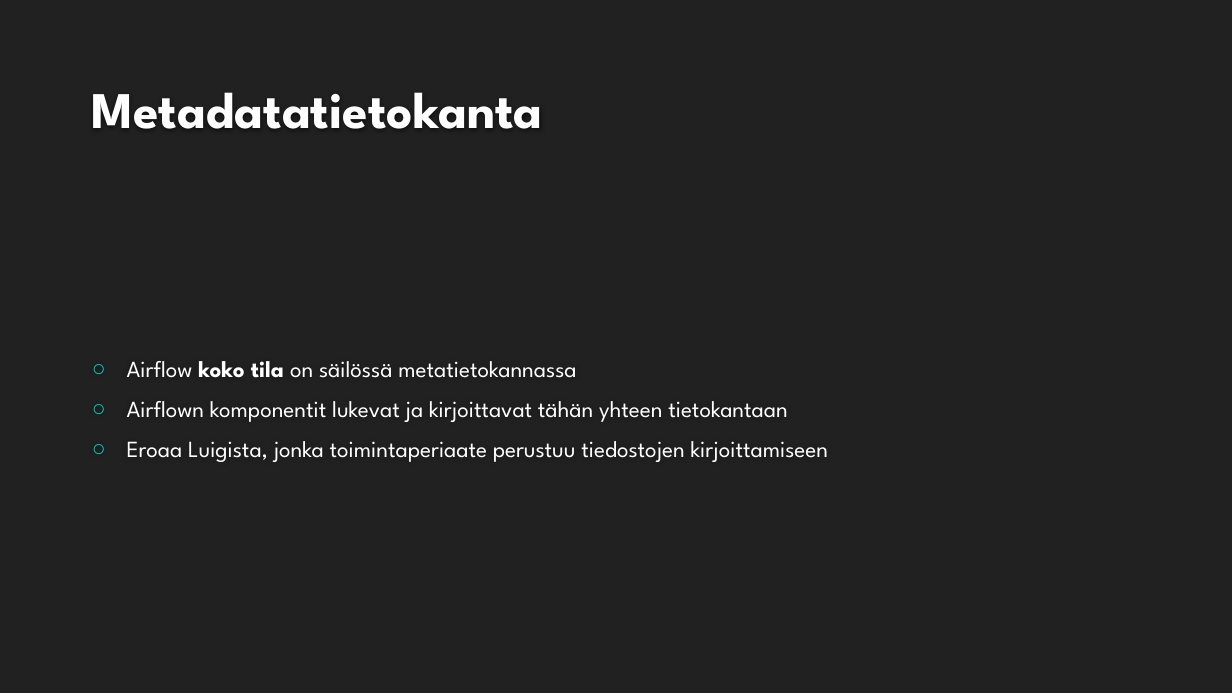
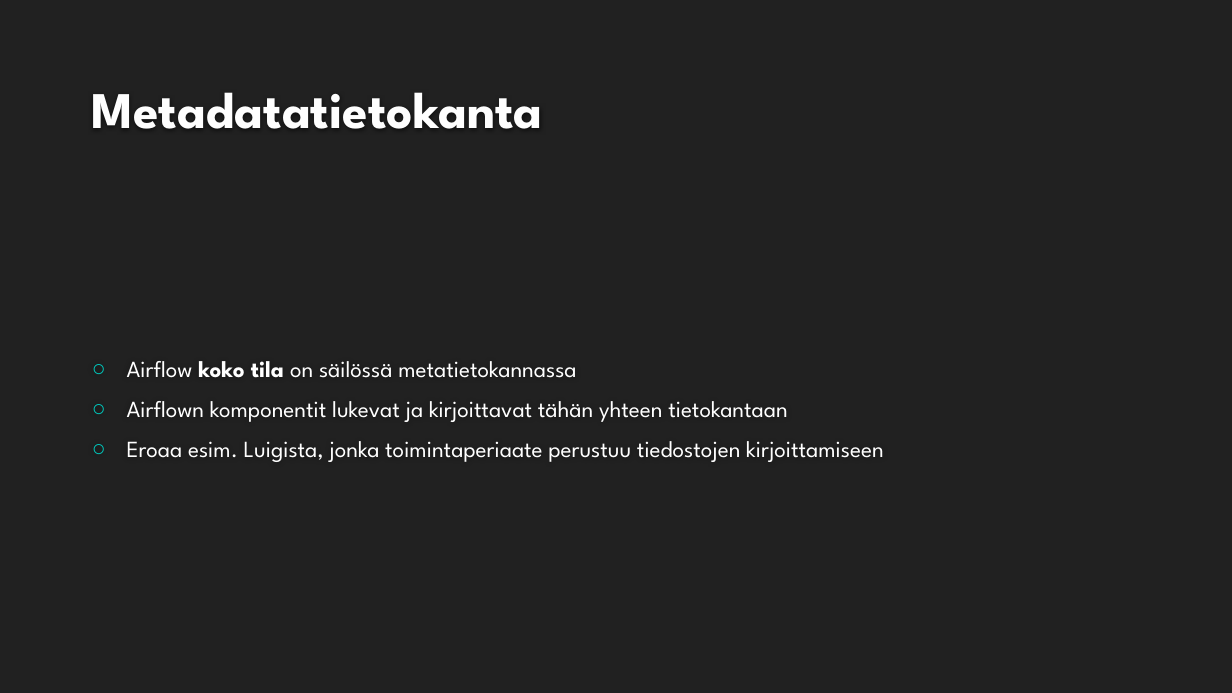
Before and after one commit to mremes/airflow-koulutus, a slide deck: slide 18 of presentation/Airflow_koulutus.pptx (slide 16 before the commit). Drawn at 1232x693 pixels with LibreOffice and Linux fonts; fonts in the diff are those of the drawing; background and template pictures are left out. Boxes give left, top, right and bottom in pixels: in the first picture for what was removed or moved away, otherwise in the second. Text is boxed around its words. In the diff, an @@ line names an element or a change of style, - is before the commit and + after.

```diff
--- a/presentation/Airflow_koulutus.pptx
+++ b/presentation/Airflow_koulutus.pptx
@@ text at (127,441,884,462): text changed @@
-○ Eroaa Luigista, jonka toimintaperiaate perustuu tiedostojen kirjoittamiseen
+○ Eroaa esim. Luigista, jonka toimintaperiaate perustuu tiedostojen kirjoittamiseen
```
Also in this commit, not shown: 6 other slides changed, 5 slides added.
